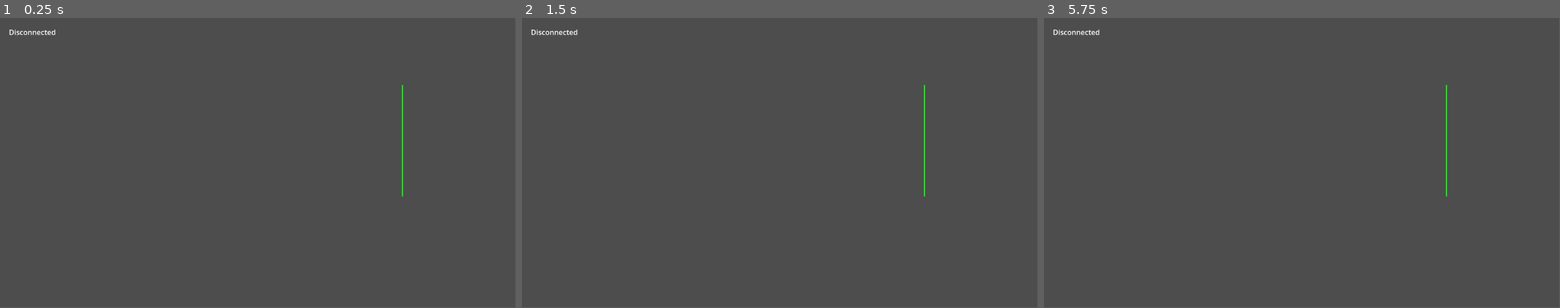
Above: before the commit, frames 1-3 (left to right).
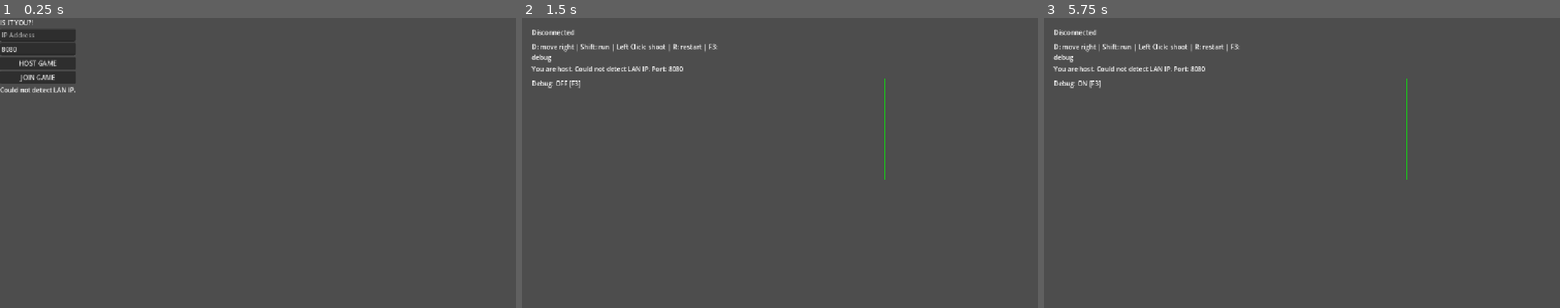
Above: after the commit, the same moments.

Repository: MrBorisT/is-it-you
Game: Godot game, scene res://scenes/main_menu.tscn
Two runs of this game, one before a commit and one after it. Both use one fixed random seed, a clock stepped at 60 frames per second and the inputs below. Before the commit the project starts from res://scenes/network_test.tscn.
Inputs (mouse positions are in pixels of both pictures, inside the frame that each line leads up to):
- Up to frame 1 (0.25 s): no input
- Up to frame 2 (1.5 s): click (558, 64) at 0.5 s, where only the run after the commit has a clickable "HOST GAME"; tap Enter at 1.25 s; move the mouse to (893, 148) at 1.27 s; hold D (move_right) from 1.28 s (still down); hold Shift (run) from 1.28 s (still down)
- Up to frame 3 (5.75 s): click (1415, 148) at 1.55 s; tap R (restart) at 2, 2.75, 3.5, 4.25, 4.9, 5 s; move the mouse to (1198, 177) at 2.02 s; release D (move_right) at 2.03 s; release Shift (run) at 2.03 s; click (1198, 177) at 2.1 s; tap Shift (run) at 2.3, 3.8, 5.3 s; move the mouse to (1353, 99) at 2.77 s; hold Shift (run) 2.78-3.53 s; hold D (move_right) 2.78-4.28 s; click (1353, 99) at 3.05 s; move the mouse to (1276, 221) at 3.52 s; click (1276, 221) at 3.6 s; move the mouse to (1456, 206) at 4.27 s; hold Shift (run) 4.28-5.03 s; click (1456, 206) at 4.55 s; move the mouse to (1147, 119) at 5.02 s; click (1147, 119) at 5.1 s; tap F3 (debug_toggle, bound only after the commit) at 5.65 s
In our replay, the window is 799x449 before the commit and 800x450 after it. These sizes can differ from the game's own. Grey fills any space a smaller window leaves; there, only what the larger window draws over its background counts as a difference.

The runs differ from the first frame. In frame 1, 2.6% of the frame differs, in the area x 0-79%, y 0-62%; in frame 2, 1.1%; in frame 3, 1.1%.

Commit message:
feat: add main menu scene and app state management, refactor game UI and network scripts

Diff:
--- a/client/project.godot
+++ b/client/project.godot
@@ -11,9 +11,20 @@
 [application]
 
 config/name="Is it you?"
-run/main_scene="uid://dy8a687a10hv6"
+run/main_scene="uid://dap31c2gc21c"
 config/features=PackedStringArray("4.6", "GL Compatibility")
 config/icon="res://icon.svg"
+
+[autoload]
+
+AppState="*uid://ba2aimjtkth64"
+
+[display]
+
+window/size/viewport_width=1280
+window/size/viewport_height=720
+window/stretch/mode="canvas_items"
+window/stretch/aspect="expand"
 
 [input]
 
@@ -38,6 +49,11 @@
 "events": [Object(InputEventKey,"resource_local_to_scene":false,"resource_name":"","device":-1,"window_id":0,"alt_press …(192 unchanged characters)…
 ]
 }
+debug_toggle={
+"deadzone": 0.2,
+"events": [Object(InputEventKey,"resource_local_to_scene":false,"resource_name":"","device":-1,"window_id":0,"alt_pressed":false,"shift_pressed":false,"ctrl_pressed":false,"meta_pressed":false,"pressed":false,"keycode":0,"physical_keycode":4194334,"key_label":0,"unicode":0,"location":0,"echo":false,"script":null)
+]
+}
 
 [physics]
 
--- /dev/null
+++ b/client/scenes/main_menu.tscn
@@ -0,0 +1,39 @@
+[gd_scene format=3 uid="uid://dap31c2gc21c"]
+
+[ext_resource type="Script" uid="uid://dfr6ionqgd4sn" path="res://scripts/main_menu.gd" id="1_l6cm7"]
+
+[node name="MainMenu" type="Control" unique_id=1999373054]
+layout_mode = 3
+anchors_preset = 0
+offset_right = 40.0
+offset_bottom = 40.0
+script = ExtResource("1_l6cm7")
+
+[node name="VBoxContainer" type="VBoxContainer" parent="." unique_id=1096042482]
+layout_mode = 0
+offset_right = 40.0
+offset_bottom = 40.0
+
+[node name="TitleLabel" type="Label" parent="VBoxContainer" unique_id=75419085]
+layout_mode = 2
+text = "IS IT YOU?!"
+
+[node name="IPLineEdit" type="LineEdit" parent="VBoxContainer" unique_id=1254483093]
+layout_mode = 2
+placeholder_text = "IP Address"
+
+[node name="PortLineEdit" type="LineEdit" parent="VBoxContainer" unique_id=1883100352]
+layout_mode = 2
+placeholder_text = "Port"
+
+[node name="HostButton" type="Button" parent="VBoxContainer" unique_id=1035250375]
+layout_mode = 2
+text = "HOST GAME"
+
+[node name="JoinButton" type="Button" parent="VBoxContainer" unique_id=594312639]
+layout_mode = 2
+text = "JOIN GAME"
+
+[node name="StatusLabel" type="Label" parent="VBoxContainer" unique_id=1632123604]
+layout_mode = 2
+text = "status"
--- a/client/scenes/network_test.tscn
+++ b/client/scenes/network_test.tscn
@@ -8,27 +8,90 @@
 
 [node name="NetworkTest" type="Node2D" unique_id=619399765]
 
-[node name="CanvasLayer" type="CanvasLayer" parent="." unique_id=528133280]
+[node name="Players" type="Node2D" parent="." unique_id=614451012]
 
-[node name="StatusLabel" type="Label" parent="CanvasLayer" unique_id=1923285731]
-offset_left = 20.0
-offset_top = 20.0
-offset_right = 266.0
-offset_bottom = 43.0
-text = "Reach the finish. Don't get shot."
+[node name="NPCs" type="Node2D" parent="." unique_id=1188207920]
 
-[node name="NetworkClient" type="Node" parent="." unique_id=2082303623 node_paths=PackedStringArray("crosshairs_root")]
+[node name="Crosshairs" type="Node2D" parent="." unique_id=1247115932]
+
+[node name="NetworkClient" type="Node" parent="." unique_id=2082303623 node_paths=PackedStringArray("players_root", "npcs_root", "crosshairs_root", "status_label", "bullet_label", "help_label", "host_info_label", "debug_label")]
 script = ExtResource("1_y54cu")
 player_scene = ExtResource("4_h52vw")
 npc_scene = ExtResource("3_502go")
 crosshair_scene = ExtResource("4_502go")
+players_root = NodePath("../Players")
+npcs_root = NodePath("../NPCs")
 crosshairs_root = NodePath("../Crosshairs")
-
-[node name="Players" type="Node2D" parent="." unique_id=614451012]
-
-[node name="NPCs" type="Node2D" parent="." unique_id=1188207920]
+status_label = NodePath("../CanvasLayer/UI/TopLeftPanel/VBoxContainer/StatusLabel")
+bullet_label = NodePath("../CanvasLayer/UI/TopRightPanel/VBoxContainer/BulletLabel")
+help_label = NodePath("../CanvasLayer/UI/TopLeftPanel/VBoxContainer/HelpLabel")
+host_info_label = NodePath("../CanvasLayer/UI/TopLeftPanel/VBoxContainer/HostInfoLabel")
+debug_label = NodePath("../CanvasLayer/UI/TopLeftPanel/VBoxContainer/DebugLabel")
 
 [node name="FinishNode" type="Node2D" parent="." unique_id=1132831445]
 script = ExtResource("3_y54cu")
 
-[node name="Crosshairs" type="Node2D" parent="." unique_id=1247115932]
+[node name="CanvasLayer" type="CanvasLayer" parent="." unique_id=528133280]
+
+[node name="UI" type="Control" parent="CanvasLayer" unique_id=817845963]
+layout_mode = 3
+anchors_preset = 15
+anchor_right = 1.0
+anchor_bottom = 1.0
+grow_horizontal = 2
+grow_vertical = 2
+
+[node name="TopLeftPanel" type="MarginContainer" parent="CanvasLayer/UI" unique_id=1337889225]
+layout_mode = 1
+anchors_preset = -1
+offset_left = 16.0
+offset_top = 16.0
+offset_right = 520.0
+offset_bottom = 180.0
+theme_override_constants/margin_left = 8
+theme_override_constants/margin_top = 8
+theme_override_constants/margin_right = 8
+theme_override_constants/margin_bottom = 8
+
+[node name="VBoxContainer" type="VBoxContainer" parent="CanvasLayer/UI/TopLeftPanel" unique_id=1154547874]
+layout_mode = 2
+theme_override_constants/separation = 6
+
+[node name="StatusLabel" type="Label" parent="CanvasLayer/UI/TopLeftPanel/VBoxContainer" unique_id=1040074332]
+custom_minimum_size = Vector2(300, 30)
+layout_mode = 2
+autowrap_mode = 3
+
+[node name="HelpLabel" type="Label" parent="CanvasLayer/UI/TopLeftPanel/VBoxContainer" unique_id=1573704540]
+custom_minimum_size = Vector2(300, 30)
+layout_mode = 2
+autowrap_mode = 3
+
+[node name="HostInfoLabel" type="Label" parent="CanvasLayer/UI/TopLeftPanel/VBoxContainer" unique_id=204764110]
+custom_minimum_size = Vector2(300, 30)
+layout_mode = 2
+autowrap_mode = 3
+
+[node name="DebugLabel" type="Label" parent="CanvasLayer/UI/TopLeftPanel/VBoxContainer" unique_id=2077847927]
+layout_mode = 2
+
+[node name="TopRightPanel" type="MarginContainer" parent="CanvasLayer/UI" unique_id=5432099]
+layout_mode = 1
+anchors_preset = -1
+anchor_left = 1.0
+anchor_right = 1.0
+offset_left = -260.0
+offset_top = 16.0
+offset_right = -16.0
+offset_bottom = 100.0
+grow_horizontal = 0
+
+[node name="VBoxContainer" type="VBoxContainer" parent="CanvasLayer/UI/TopRightPanel" unique_id=307107488]
+layout_mode = 2
+theme_override_constants/separation = 6
+
+[node name="PhaseLabel" type="Label" parent="CanvasLayer/UI/TopRightPanel/VBoxContainer" unique_id=914848026]
+layout_mode = 2
+
+[node name="BulletLabel" type="Label" parent="CanvasLayer/UI/TopRightPanel/VBoxContainer" unique_id=507576442]
+layout_mode = 2
--- /dev/null
+++ b/client/scripts/app_state.gd
@@ -0,0 +1,38 @@
+extends Node
+
+var server_url := "ws://localhost:8080/ws"
+var is_host := false
+var server_process_id := -1
+
+var debug_mode := false
+
+func _ready():
+	get_tree().auto_accept_quit = false
+
+func toggle_debug_mode():
+	debug_mode = not debug_mode
+	print("Debug mode:", debug_mode)
+
+func stop_host_server():
+	if not is_host:
+		return
+
+	if server_process_id == -1:
+		is_host = false
+		return
+
+	print("Stopping hosted server. PID:", server_process_id)
+
+	var err := OS.kill(server_process_id)
+	if err != OK:
+		print("Failed to kill server process:", err)
+	else:
+		print("Hosted server stopped.")
+
+	server_process_id = -1
+	is_host = false
+
+func _notification(what):
+	if what == NOTIFICATION_WM_CLOSE_REQUEST:
+		stop_host_server()
+		get_tree().quit()
--- /dev/null
+++ b/client/scripts/main_menu.gd
@@ -0,0 +1,105 @@
+extends Control
+
+@export var game_scene_path := "res://scenes/network_test.tscn"
+
+@export var server_executable_path := "res://external/server/is-it-you-server.exe"
+@export var server_config_path := "res://external/server/config.cfg"
+
+@onready var ip_line_edit: LineEdit = $VBoxContainer/IPLineEdit
+@onready var port_line_edit: LineEdit = $VBoxContainer/PortLineEdit
+@onready var host_button: Button = $VBoxContainer/HostButton
+@onready var join_button: Button = $VBoxContainer/JoinButton
+@onready var status_label: Label = $VBoxContainer/StatusLabel
+
+func _ready():
+	host_button.pressed.connect(_on_host_pressed)
+	join_button.pressed.connect(_on_join_pressed)
+
+	if port_line_edit.text.strip_edges() == "":
+		port_line_edit.text = "8080"
+
+	show_local_ips()
+
+func _on_host_pressed():
+	var port := get_port()
+	if port == "":
+		status_label.text = "Invalid port."
+		return
+
+	var ok := start_local_server()
+	if not ok:
+		return
+
+	AppState.server_url = "ws://127.0.0.1:%s/ws" % port
+
+	status_label.text = "Hosting on " + AppState.server_url
+	get_tree().change_scene_to_file(game_scene_path)
+
+func _on_join_pressed():
+	var ip := ip_line_edit.text.strip_edges()
+	var port := get_port()
+
+	if ip == "":
+		status_label.text = "Enter host IP."
+		return
+
+	if port == "":
+		status_label.text = "Invalid port."
+		return
+
+	AppState.is_host = false
+	AppState.server_url = "ws://%s:%s/ws" % [ip, port]
+
+	status_label.text = "Joining " + AppState.server_url
+	get_tree().change_scene_to_file(game_scene_path)
+
+func get_port() -> String:
+	var port := port_line_edit.text.strip_edges()
+
+	if port == "":
+		return ""
+
+	if not port.is_valid_int():
+		return ""
+
+	var port_number := int(port)
+	if port_number <= 0 or port_number > 65535:
+		return ""
+
+	return port
+
+func start_local_server() -> bool:
+	var executable_path := ProjectSettings.globalize_path(server_executable_path)
+	var config_path := ProjectSettings.globalize_path(server_config_path)
+
+	var args := PackedStringArray([
+		"-config",
+		config_path
+	])
+
+	var pid := OS.create_process(executable_path, args)
+
+	if pid == -1:
+		status_label.text = "Failed to start server."
+		return false
+
+	AppState.server_process_id = pid
+	AppState.is_host = true
+
+	status_label.text = "Server started. PID: " + str(pid)
+	print("Server started. PID:", pid)
+
+	return true
+
+func show_local_ips():
+	var addresses := IP.get_local_addresses()
+	var useful := []
+
+	for address in addresses:
+		if address.begins_with("192.168.") or address.begins_with("10.") or address.begins_with("172."):
+			useful.append(address)
+
+	if useful.size() > 0:
+		status_label.text = "Your LAN IP may be: " + ", ".join(useful)
+	else:
+		status_label.text = "Could not detect LAN IP."
--- a/client/scripts/network_client.gd
+++ b/client/scripts/network_client.gd
@@ -1,35 +1,42 @@
 extends Node
 
 @export var server_url := "ws://localhost:8080/ws"
+
 @export var player_scene: PackedScene
 @export var npc_scene: PackedScene
-
-@onready var players_root := $"../Players"
-@onready var status_label := $"../CanvasLayer/StatusLabel"
-@onready var npcs_root: Node2D = $"../NPCs"
-
 @export var crosshair_scene: PackedScene
+
+@export var players_root: Node2D
+@export var npcs_root: Node2D
 @export var crosshairs_root: Node2D
-var crosshair_nodes := {}
+
+@export var status_label: Label
+@export var bullet_label: Label
+@export var help_label: Label
+@export var host_info_label: Label
+@export var debug_label: Label
 
 var socket := WebSocketPeer.new()
 var connected := false
 var my_player_id := ""
 
+var phase := "waiting"
+var game_over := false
+var winner_id := ""
+
+var my_has_bullet := true
+var my_alive := true
+
 var player_nodes := {}
 var npc_nodes := {}
-
-@export var finish_x := 900.0
-
-var game_over := false
-var winner_id := ""
-
-var my_has_bullet := true
-var my_alive := true
-
-var phase := "waiting"
+var crosshair_nodes := {}
 
 func _ready():
+	if AppState.server_url != "":
+		server_url = AppState.server_url
+
+	setup_static_ui()
+
 	var err := socket.connect_to_url(server_url)
 
 	if err != OK:
@@ -37,10 +44,72 @@
 		print("WebSocket connect error:", err)
 		return
 
-	status_label.text = "Connecting..."
+	status_label.text = "Connecting to " + server_url
 	print("Connecting to server:", server_url)
 
+func setup_static_ui():
+	if help_label != null:
+		help_label.text = "D: move right | Shift: run | Left Click: shoot | R: restart | F3: debug"
+
+	if host_info_label != null:
+		if AppState.is_host:
+			host_info_label.text = build_host_info_text()
+		else:
+			host_info_label.text = "Connected to: " + server_url
+
+	update_debug_label()
+	update_bullet_label()
+
+func build_host_info_text() -> String:
+	var port := extract_port_from_server_url(server_url)
+	var addresses := IP.get_local_addresses()
+	var useful := []
+
+	for address in addresses:
+		if address.begins_with("192.168.") or address.begins_with("10.") or address.begins_with("172."):
+			useful.append(address)
+
+	if useful.size() == 0:
+		return "You are host. Could not detect LAN IP. Port: " + port
+
+	var lines := ["You are host. Friend can join:"]
+	for ip in useful:
+		lines.append(ip + ":" + port)
+
+	return "\n".join(lines)
+
+func update_debug_label():
+	if debug_label == null:
+		return
+
+	debug_label.text = "Debug: " + ("ON" if AppState.debug_mode else "OFF") + " [F3]"
+
+func redraw_all_visuals():
+	for node in player_nodes.values():
+		node.queue_redraw()
+
+	for node in npc_nodes.values():
+		node.queue_redraw()
+
+	for node in crosshair_nodes.values():
+		node.queue_redraw()
+
+func extract_port_from_server_url(url: String) -> String:
+	# Expected format: ws://127.0.0.1:8080/ws
+	var without_scheme := url.replace("ws://", "").replace("wss://", "")
+	var parts := without_scheme.split("/")[0].split(":")
+
+	if parts.size() >= 2:
+		return parts[1]
+
+	return "8080"
+
 func _process(delta):
+	if Input.is_action_just_pressed("debug_toggle"):
+		AppState.toggle_debug_mode()
+		update_debug_label()
+		redraw_all_visuals()
+
 	socket.poll()
 
 	var state := socket.get_ready_state()
@@ -86,7 +155,6 @@
 		return
 
 	if not my_has_bullet:
-		status_label.text = "No bullet left."
 		return
 
 	var mouse_pos: Vector2 = get_parent().get_global_mouse_position()
@@ -246,26 +314,39 @@
 		npc_nodes.erase(id)
 
 func update_status_text():
+	if status_label == null:
+		return
+
 	if phase == "waiting":
 		status_label.text = "Waiting for second player..."
-		return
-
-	if phase == "finished":
+	elif phase == "finished":
 		if winner_id == my_player_id:
-			status_label.text = "Victory! Press R to restart."
+			status_label.text = "Victory! You reached the finish. Press R to restart."
 		else:
 			status_label.text = "Defeat. Winner: " + winner_id + ". Press R to restart."
-		return
-
-	if phase == "running":
+	elif phase == "running":
 		if not my_alive:
-			status_label.text = "You are dead. Wait for opponent to finish."
-			return
-
-		status_label.text = "Player: " + my_player_id + " | Bullet: " + ("1" if my_has_bullet else "0")
-		return
-
-	status_label.text = "Unknown phase: " + phase
+			status_label.text = "You are dead. Wait for opponent to reach the finish."
+		else:
+			status_label.text = "Reach the finish alive."
+	else:
+		status_label.text = "Unknown phase: " + phase
+
+	update_bullet_label()
+
+func update_bullet_label():
+	if bullet_label == null:
+		return
+
+	if phase != "running":
+		bullet_label.text = ""
+		return
+
+	if not my_alive:
+		bullet_label.text = ""
+		return
+
+	bullet_label.text = "Bullet: " + ("1" if my_has_bullet else "0")
 
 func spawn_player_node(id: String):
 	var node = player_scene.instantiate()
--- a/client/scripts/network_crosshair.gd
+++ b/client/scripts/network_crosshair.gd
@@ -18,22 +18,32 @@
 
 	var color := Color.RED
 
-	if is_me:
-		color = Color.GREEN
+	if AppState.debug_mode:
+		if is_me:
+			color = Color.GREEN
 
-	if not has_bullet:
-		color = Color.GRAY
+		if not has_bullet:
+			color = Color.GRAY
+	else:
+		if is_me:
+			color = Color.WHITE
+		else:
+			color = Color.RED
+
+		if not has_bullet:
+			color = Color.GRAY
 
 	draw_line(Vector2(-8, 0), Vector2(8, 0), color, 2)
 	draw_line(Vector2(0, -8), Vector2(0, 8), color, 2)
 	draw_circle(Vector2.ZERO, 12, color, false, 2)
 
-	draw_string(
-		ThemeDB.fallback_font,
-		Vector2(14, -10),
-		owner_id,
-		HORIZONTAL_ALIGNMENT_LEFT,
-		-1,
-		12,
-		color
-	)
+	if AppState.debug_mode:
+		draw_string(
+			ThemeDB.fallback_font,
+			Vector2(14, -10),
+			owner_id,
+			HORIZONTAL_ALIGNMENT_LEFT,
+			-1,
+			12,
+			color
+		)
--- a/client/scripts/network_npc.gd
+++ b/client/scripts/network_npc.gd
@@ -13,11 +13,28 @@
 func _draw():
 	var color := Color.WHITE
 
-	if reached_finish:
-		color = Color.DIM_GRAY
+	if AppState.debug_mode:
+		if reached_finish:
+			color = Color.DIM_GRAY
 
-	if not alive:
-		color = Color.DARK_RED
+		if not alive:
+			color = Color.DARK_RED
+	else:
+		if not alive:
+			color = Color.DARK_RED
+		else:
+			color = Color.WHITE
 
 	draw_circle(Vector2.ZERO, 12, color)
 	draw_circle(Vector2.ZERO, 3, Color.BLACK)
+
+	if AppState.debug_mode:
+		draw_string(
+			ThemeDB.fallback_font,
+			Vector2(-10, -18),
+			npc_id,
+			HORIZONTAL_ALIGNMENT_LEFT,
+			-1,
+			10,
+			Color.GRAY
+		)
--- a/client/scripts/network_player.gd
+++ b/client/scripts/network_player.gd
@@ -26,32 +26,40 @@
 func _draw():
 	var color := Color.WHITE
 
-	if is_me:
-		color = Color.GREEN
+	if AppState.debug_mode:
+		if is_me:
+			color = Color.GREEN
 
-	if is_running:
-		color = Color.RED
+		if is_running:
+			color = Color.RED
 
-	if reached_finish:
-		color = Color.GOLD
+		if reached_finish:
+			color = Color.GOLD
 
-	if not alive:
-		color = Color.DARK_RED
+		if not alive:
+			color = Color.DARK_RED
+	else:
+		if not alive:
+			color = Color.DARK_RED
+		else:
+			color = Color.WHITE
 
 	draw_circle(Vector2.ZERO, 12, color)
 	draw_circle(Vector2.ZERO, 4, Color.BLACK)
 
-	if not has_bullet and alive:
-		draw_circle(Vector2(12, -12), 3, Color.GRAY)
-	elif has_bullet and alive:
-		draw_circle(Vector2(12, -12), 3, Color.YELLOW)
+	if AppState.debug_mode:
+		if alive:
+			if has_bullet:
+				draw_circle(Vector2(12, -12), 3, Color.YELLOW)
+			else:
+				draw_circle(Vector2(12, -12), 3, Color.GRAY)
 
-	draw_string(
-		ThemeDB.fallback_font,
-		Vector2(-12, -18),
-		player_id,
-		HORIZONTAL_ALIGNMENT_LEFT,
-		-1,
-		12,
-		Color.WHITE
-	)
+		draw_string(
+			ThemeDB.fallback_font,
+			Vector2(-12, -18),
+			player_id,
+			HORIZONTAL_ALIGNMENT_LEFT,
+			-1,
+			12,
+			Color.WHITE
+		)
Not shown, added: client/scripts/app_state.gd.uid
Not shown, added: client/scripts/main_menu.gd.uid
